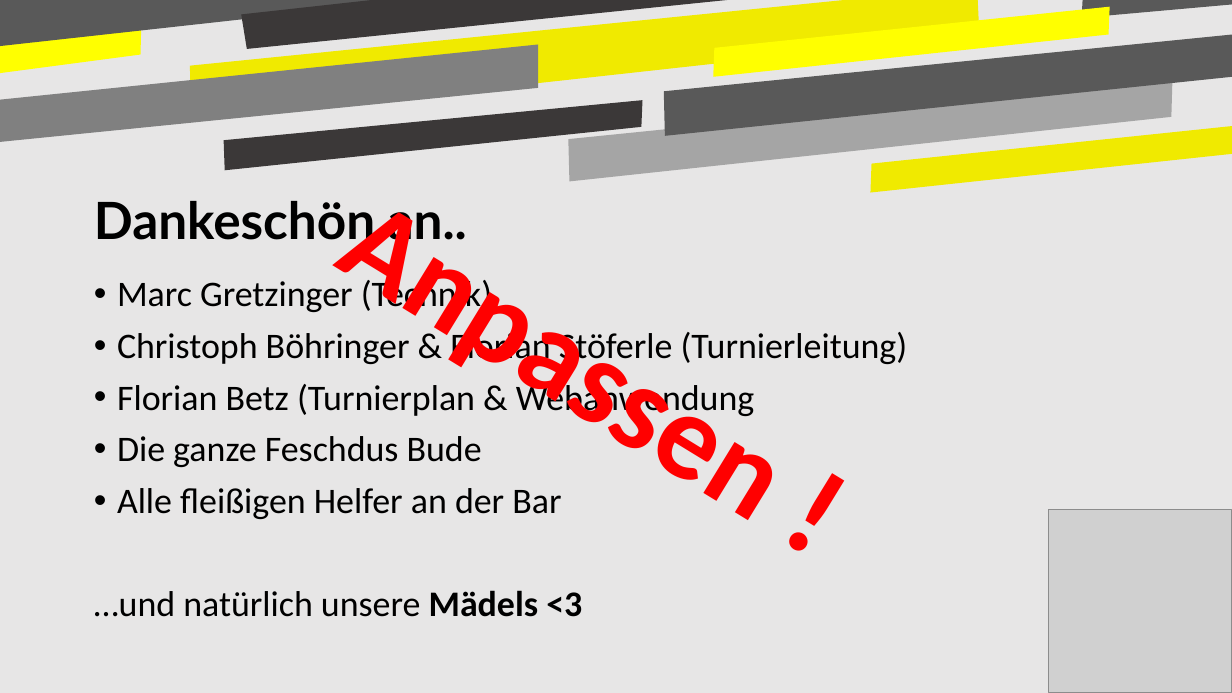
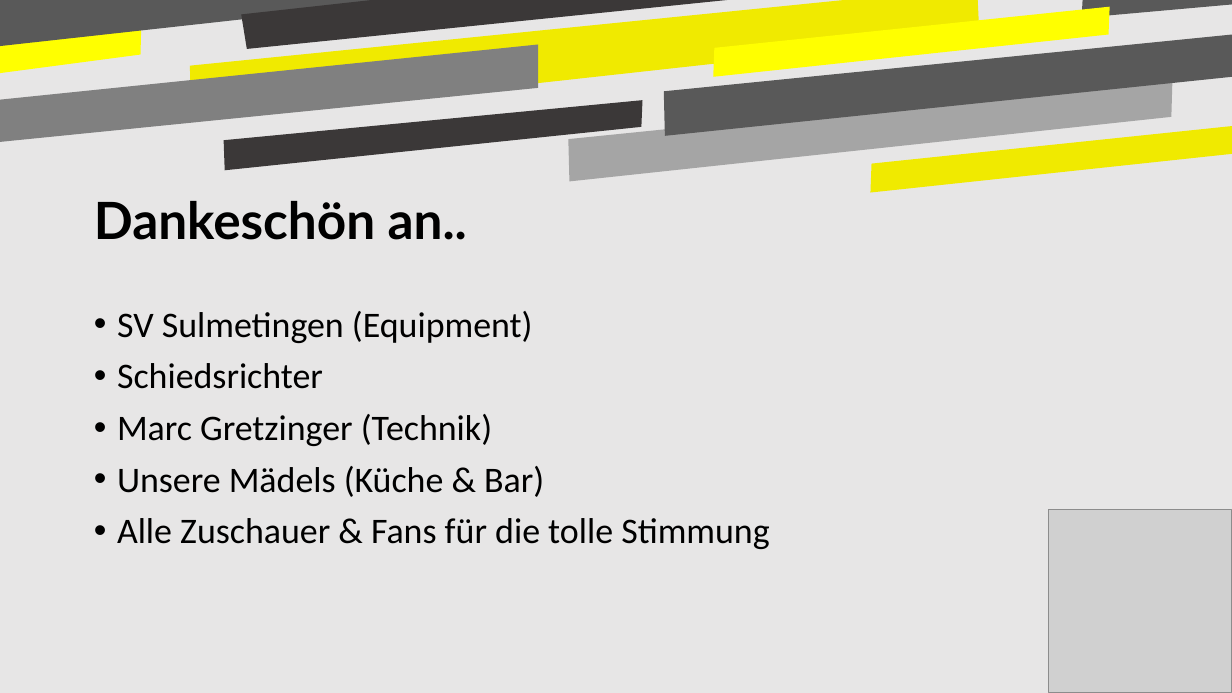
Before and after one commit to mo374z/Tournament-Planner, a slide deck: slide 2 of public/templates/template.pptx. Drawn at 1232x693 pixels with LibreOffice and Linux fonts; fonts in the diff are those of the drawing; grey boxes stand for pictures. Boxes give left, top, right and bottom in pixels: in the first picture for what was removed or moved away, otherwise in the second. Text is boxed around its words. In the diff, an @@ line names an element or a change of style, - is before the commit and + after.

```diff
--- a/public/templates/template.pptx
+++ b/public/templates/template.pptx
@@ text removed at [308,152,891,593] @@
-Anpassen !
@@ text "SV Sulmetingen (Equipment)": place and size @@
-text "SV Sulmetingen (Equipment)" at [94,277,908,617]
+text "SV Sulmetingen (Equipment)" at [117,311,769,549]
@@ text at [117,311,533,389]: paragraphs added @@
+• SV Sulmetingen (Equipment)
+• Schiedsrichter
@@ text at [117,466,769,549]: text changed @@
-• Christoph Böhringer & Florian Stöferle (Turnierleitung)
-• Florian Betz (Turnierplan & Webanwendung
-• Die ganze Feschdus Bude
-• Alle fleißigen Helfer an der Bar
-…und natürlich unsere Mädels <3
+• Unsere Mädels (Küche & Bar)
+• Alle Zuschauer & Fans für die tolle Stimmung
```
Also in this commit, not shown: 2 other slides changed, 2 other files.
